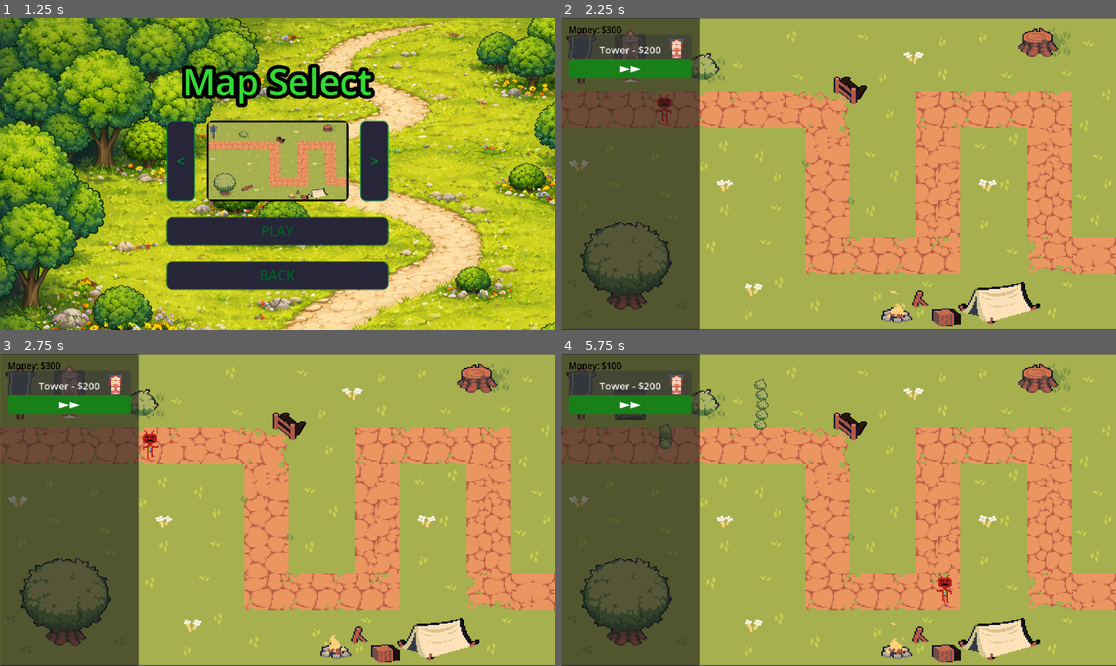
Above: before the commit, frames 1-4 (two rows, left to right).
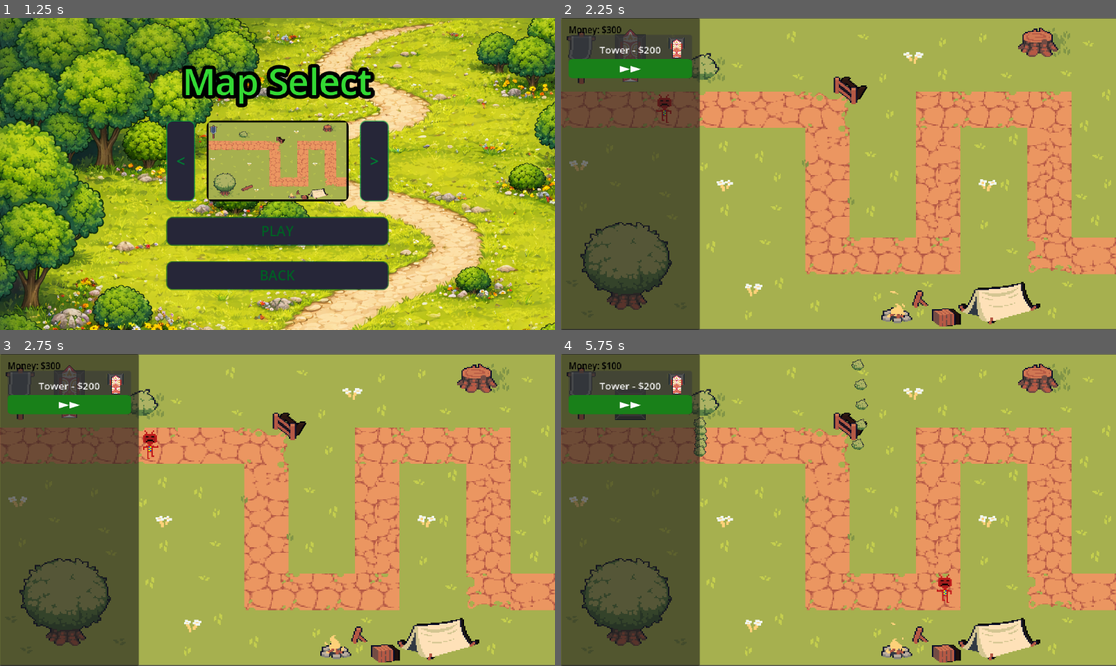
Above: after the commit, the same moments.

Repository: Matthewfrogman/Battle_towers
Game: Godot game, scene res://scenes/main_menu.tscn
Same seed, same stepped clock (60 frames per second), same inputs: the game is played once before the commit and once after it.
Inputs:
- Up to frame 1 (1.25 s): click "PLAY" at 0.5 s
- Up to frame 2 (2.25 s): click "PLAY" at 1.25 s; click "Tower - $200" at 2 s
- Up to frame 3 (2.75 s): no input
- Up to frame 4 (5.75 s): click "▶▶" at 2.75 s; click "Tower - $200" at 3.5 s; click "▶▶" at 4.25 s; click "Tower - $200" at 5 s

Frame 1 is identical in both runs. In frame 2, less than 0.1% of the frame differs, in the area x 11-23%, y 3-21%; in frame 3, less than 0.1%; in frame 4, 0.7%, in the area x 9-56%, y 1-33%.

Commit message:
New textures and new variable

Diff:
--- a/Towers/tower.gd
+++ b/Towers/tower.gd
@@ -14,6 +14,7 @@
 @export var attack: int = 5
 #num of bullets. this number should ALWAYS be odd so it looks good.
 @export var projectiles: int = 5
+@export var bullet_speed: int = 100
 @export var sees_camo: bool = false
 
 var canshoot = false
@@ -38,7 +39,7 @@
 		#get the difference between x and y coords with the closest enemy
 		#gives us an angle in radians!!
 		if canshoot == true:
-			shoot(delta, 50, angle, "angled", 5)
+			shoot(delta, bullet_speed, angle, "angled", 5)
 
 
 #PLANS FOR THIS:
Binary file changed: Towers/Images/Firecracker_Base.png
Binary file changed: Towers/Images/Firecracker_Cannon.png
